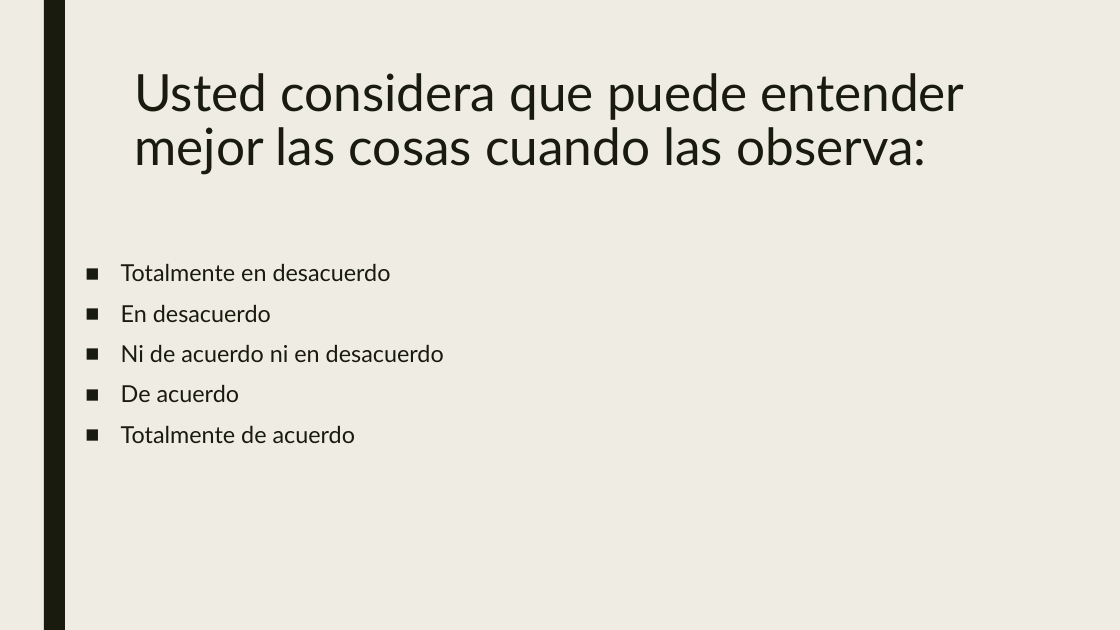
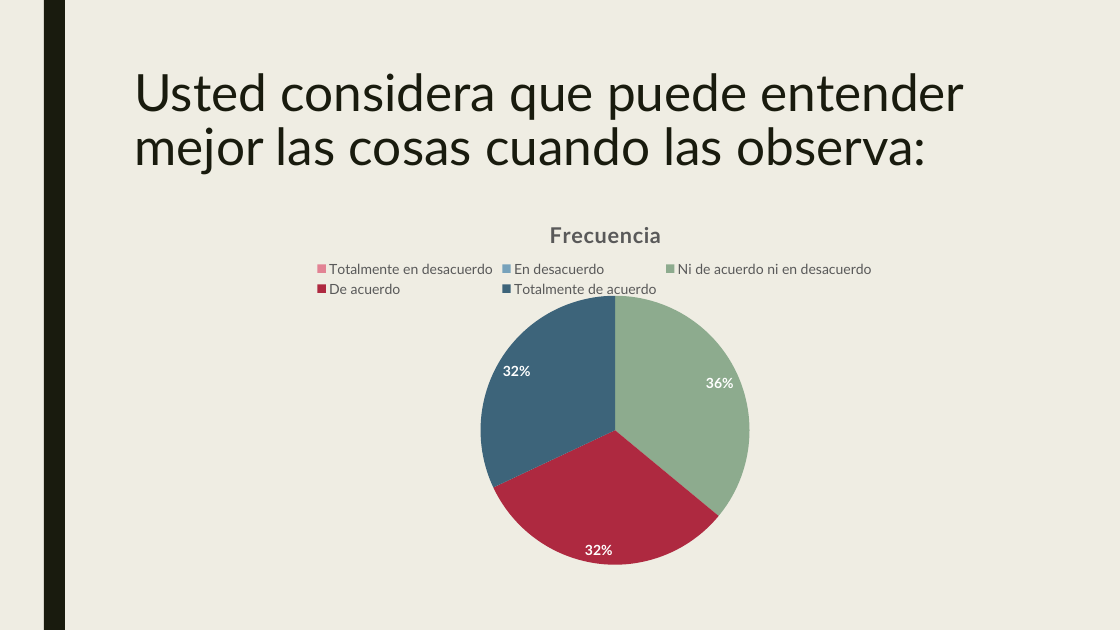
Before and after one commit to DerTee/Framework-Joyeuse, a slide deck: slide 20 of Presentaciones/Encuesta.pptx (slide 19 before the commit). Drawn at 1120x630 pixels with LibreOffice and Linux fonts; fonts in the diff are those of the drawing. Boxes give left, top, right and bottom in pixels: in the first picture for what was removed or moved away, otherwise in the second. Text is boxed around its words. In the diff, an @@ line names an element or a change of style, - is before the commit and + after.

```diff
--- a/Presentaciones/Encuesta.pptx
+++ b/Presentaciones/Encuesta.pptx
@@ pie chart added at (154, 200, 1036, 579) @@
+title "Frecuencia"
+categories: Totalmente en desacuerdo, En desacuerdo, Ni de acuerdo ni en desacuerdo, De acuerdo, Totalmente de acuerdo
+Frecuencia: 0, 0, 36, 32, 32
@@ text removed at (121, 263, 444, 443) @@
-■ Totalmente en desacuerdo
-■ En desacuerdo
-■ Ni de acuerdo ni en desacuerdo
-■ De acuerdo
-■ Totalmente de acuerdo
```
Also in this commit, not shown: 14 other slides changed, 3 slides added, 1 slide removed, 24 other files.
